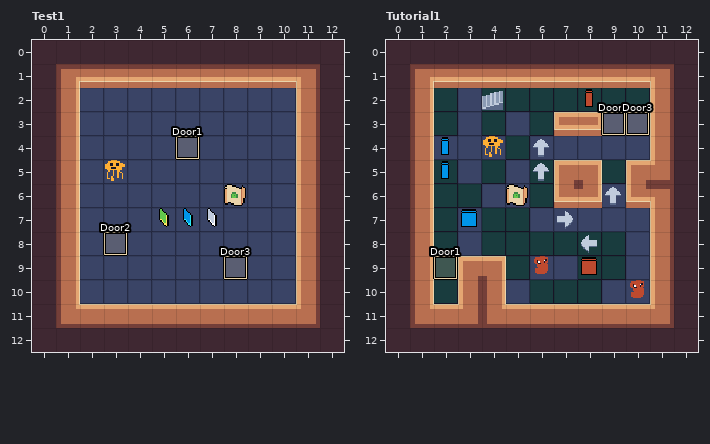
LDtk project, stored at res/LevelProject.ldtk. The first picture shows the starting point.
Cells are 16x16 px. Shown: Test1 x 0..12, y 0..12; Tutorial1 x 0..12, y 0..12. The commit also changed other parts of the map, which this record leaves out.
After:
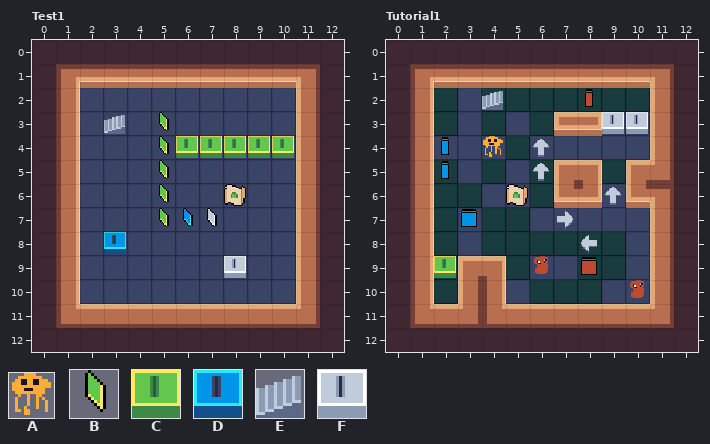
Key: from "Entities": A 0, B 35, C 44, D 76, E 99, F 108.
Objects are placed by their top-left corner, in cells (3,4 is the top-left corner of cell 3,4); size is 1x1 cell unless given.
What changed:
Layer "Entities", Test1:
changed: "Door1" rectangle at 6,4 size 0.9x0.9 -> C "Door1" at 6,4 size 0.9x0.9
changed: "Door2" rectangle at 3,8 size 0.9x0.9 -> D "Door2" at 3,8 size 0.9x0.9
changed: "Door3" rectangle at 8,9 size 0.9x0.9 -> F "Door3" at 8,9 size 0.9x0.9
added: E "StairUp" at 3,3 size 0.9x0.9
added: B "Key1" at 5,6 size 0.9x0.9
added: B "Key1" at 5,5 size 0.9x0.9
added: B "Key1" at 5,4 size 0.9x0.9
added: B "Key1" at 5,3 size 0.9x0.9
added: C "Door1" at 7,4 size 0.9x0.9
added: C "Door1" at 8,4 size 0.9x0.9
added: C "Door1" at 9,4 size 0.9x0.9
added: C "Door1" at 10,4 size 0.9x0.9
removed: A "Hero" at 3,5 size 0.9x0.9
Layer "Entities", Tutorial1:
changed: "Door1" rectangle at 2,9 size 0.9x0.9 -> C "Door1" at 2,9 size 0.9x0.9
changed: "Door3" rectangle at 9,3 size 0.9x0.9 -> F "Door3" at 9,3 size 0.9x0.9
changed: "Door3" rectangle at 10,3 size 0.9x0.9 -> F "Door3" at 10,3 size 0.9x0.9
